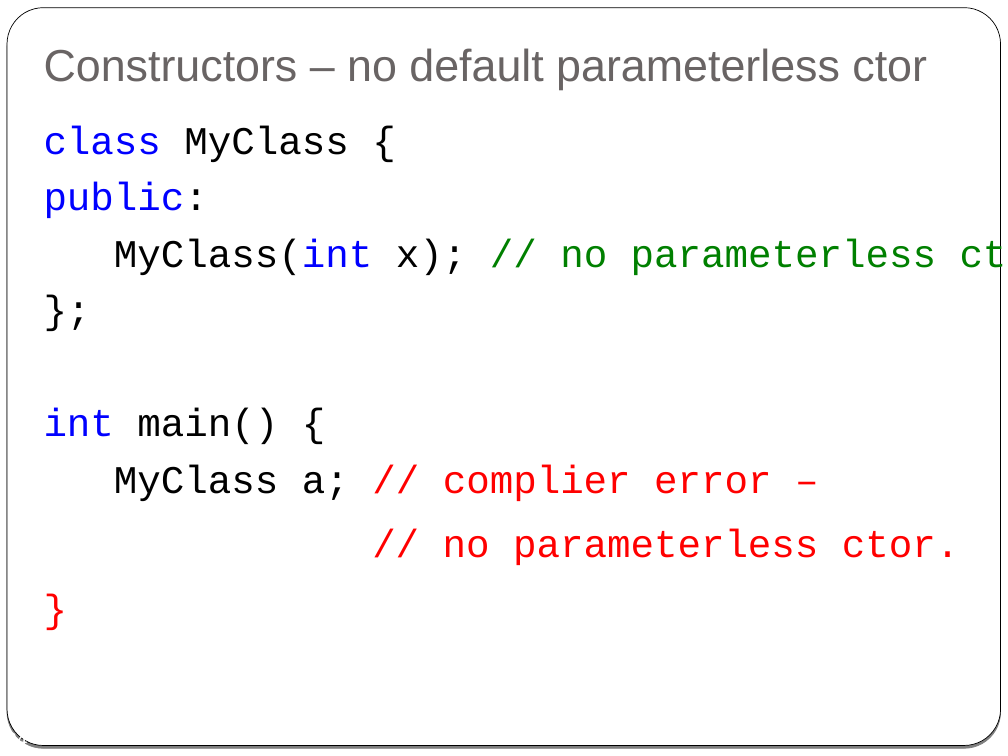
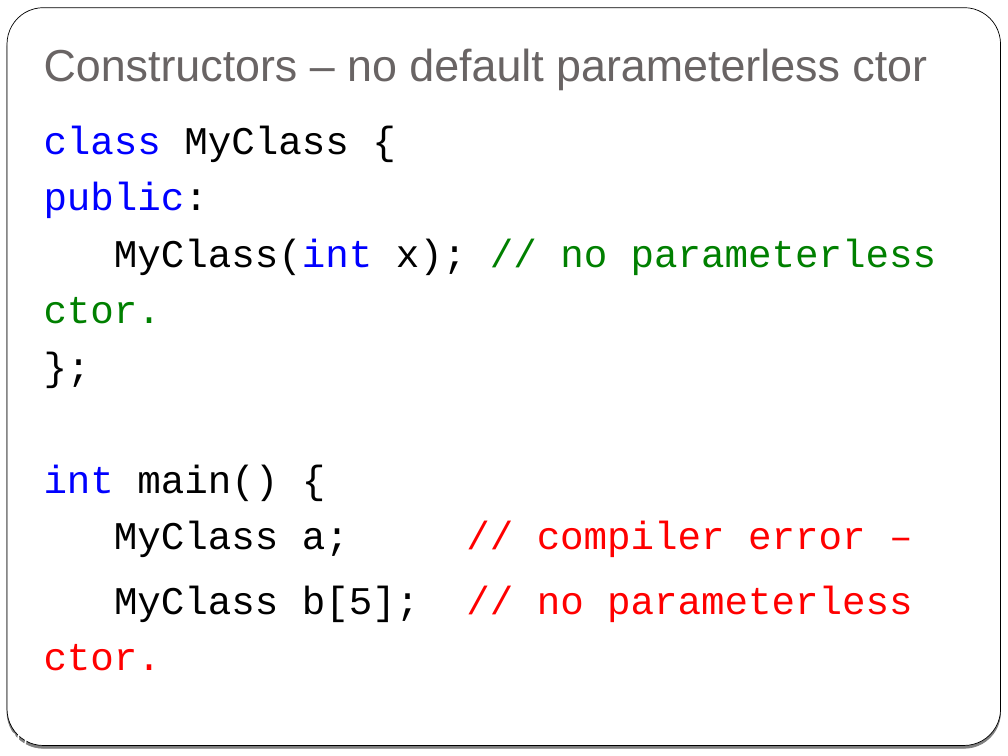
Before and after one commit to cpp-at-ariel/cpp-5778, a slide deck: slide 20 of week02-classes-constructors-destructors/slides.odp (slide 24 before the commit). Drawn at 1008x756 pixels with LibreOffice and Linux fonts; fonts in the diff are those of the drawing. Boxes give left, top, right and bottom in pixels: in the first picture for what was removed or moved away, otherwise in the second. Text is boxed around its words. In the diff, an @@ line names an element or a change of style, - is before the commit and + after.

```diff
--- a/week02-classes-constructors-destructors/slides.odp
+++ b/week02-classes-constructors-destructors/slides.odp
@@ text "class MyClass { public: MyClass(int ..." at bbox=[44, 126, 936, 622]: text colour #FF0000 to #FFFFFF in "}" @@
@@ text at bbox=[44, 126, 936, 622]: text changed @@
-class MyClass {
-public:
-MyClass(int x); // no parameterless ctor.
-};
-int main() {
-MyClass a; // complier error –
-// no parameterless ctor.
+class MyClass {
+public:
+MyClass(int x); // no parameterless ctor.
+};
+int main() {
+MyClass a; // compiler error –
+MyClass b[5]; // no parameterless ctor.
@@ page number at bbox=[6, 731, 28, 745]: text changed @@
-24
+20
```
Also in this commit, not shown: 11 other slides changed, 7 slides added, 9 slides removed, 23 other files.
